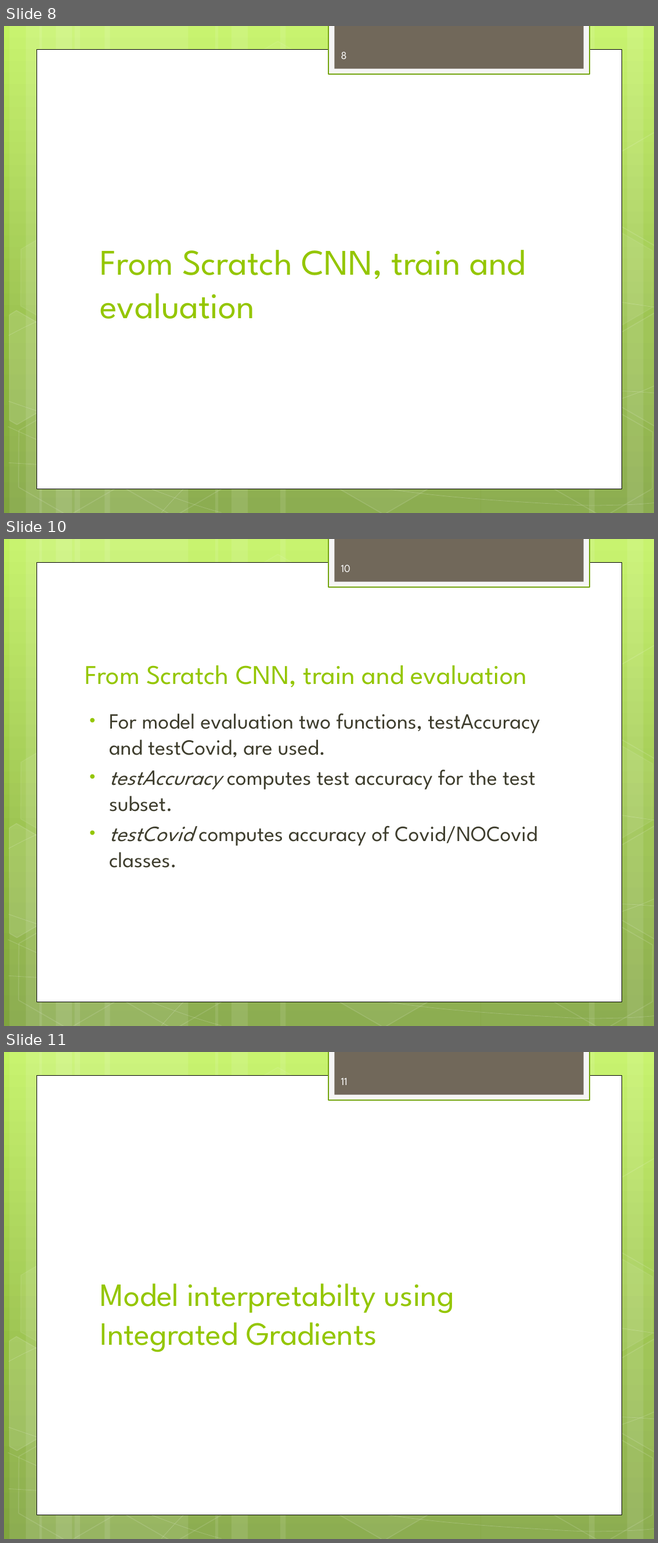
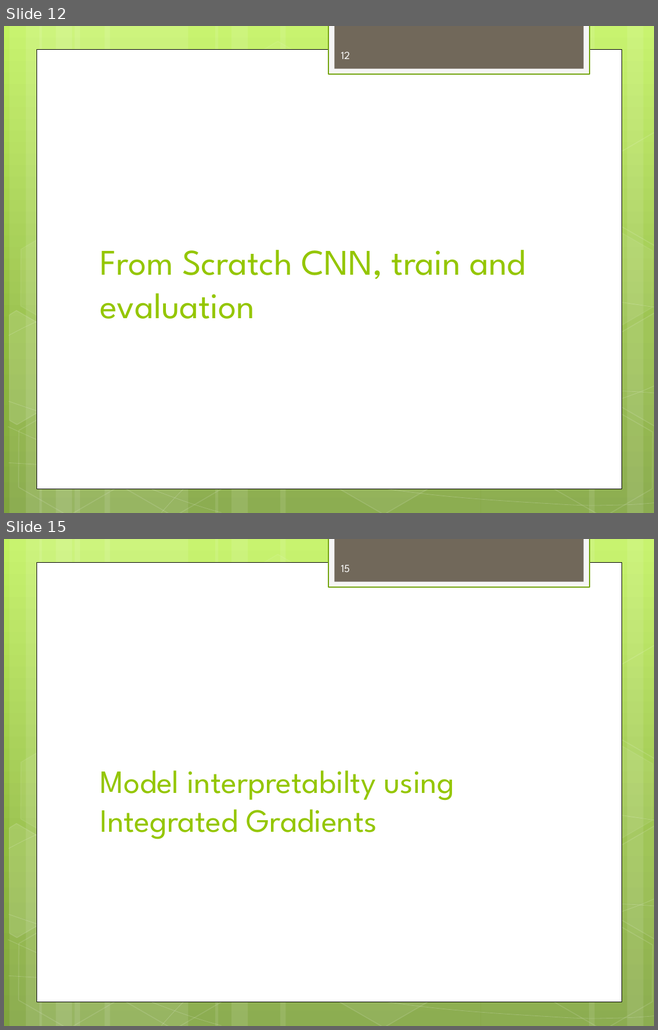
Before and after one commit to RaiMar96/AdversarialAttacksAndInterpretability-covid-chestxray-, a slide deck: docs/ProjectOverview.pptx. Shown one above the other, each under a label of ours: slides 8, 10 and 11 before the commit, slides 12 and 15 after it; the slides between them are not shown. The pictures are 658x1543 and 658x1030 pixels, drawn with LibreOffice and Linux fonts; fonts in the diff are those of the drawing. Boxes give left, top, right and bottom in pixels: in the first picture for what was removed or moved away, otherwise in the second. Text is boxed around its words. In the diff, an @@ line names an element or a change of style, - is before the commit and + after.

```diff
--- a/docs/ProjectOverview.pptx
+++ b/docs/ProjectOverview.pptx
@@ slide 10 removed at box(4, 539, 654, 1026), background gradient #C3F35F to #93BF3F to #81A53E; not listed: 31 template elements that a slide beside it also shows @@
@@ page number removed at box(341, 565, 350, 572) @@
-10
@@ title removed at box(85, 665, 527, 687) @@
-From Scratch CNN, train and evaluation
@@ text removed at box(109, 714, 539, 868) @@
-• For model evaluation two functions, testAccuracy and testCovid, are used.
-• testAccuracy computes test accuracy for the test subset.
-• testCovid computes accuracy of Covid/NOCovid classes.
@@ what was slide 8 is now slide 12 @@
@@ page number at box(341, 52, 350, 59): text changed @@
-8
+12
@@ what was slide 11 is now slide 15 @@
@@ page number at box(341, 565, 350, 572): text changed @@
-11
+15
```
Also in this commit, not shown: 6 slides changed, 9 slides added, 2 other slides removed, 2 other files.
